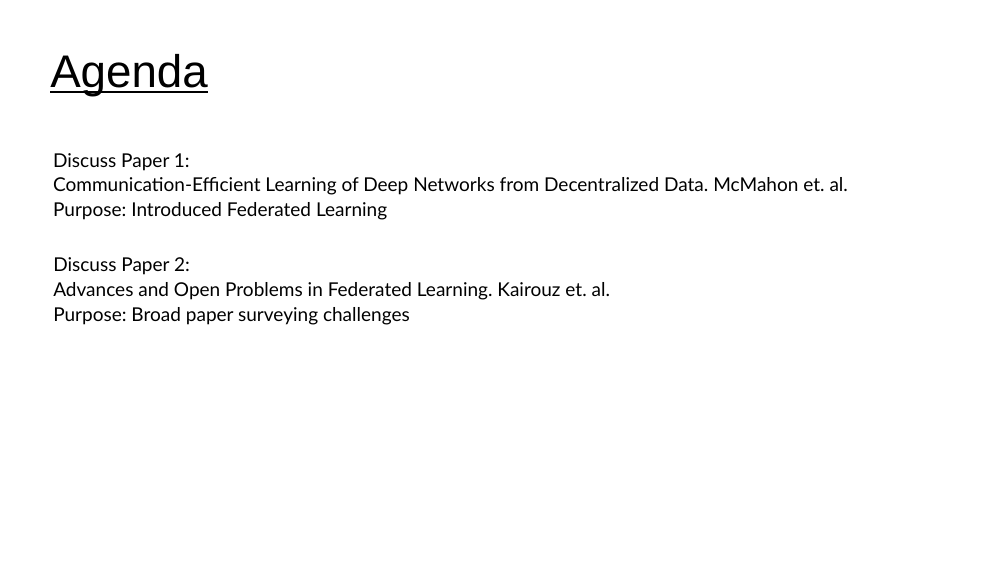
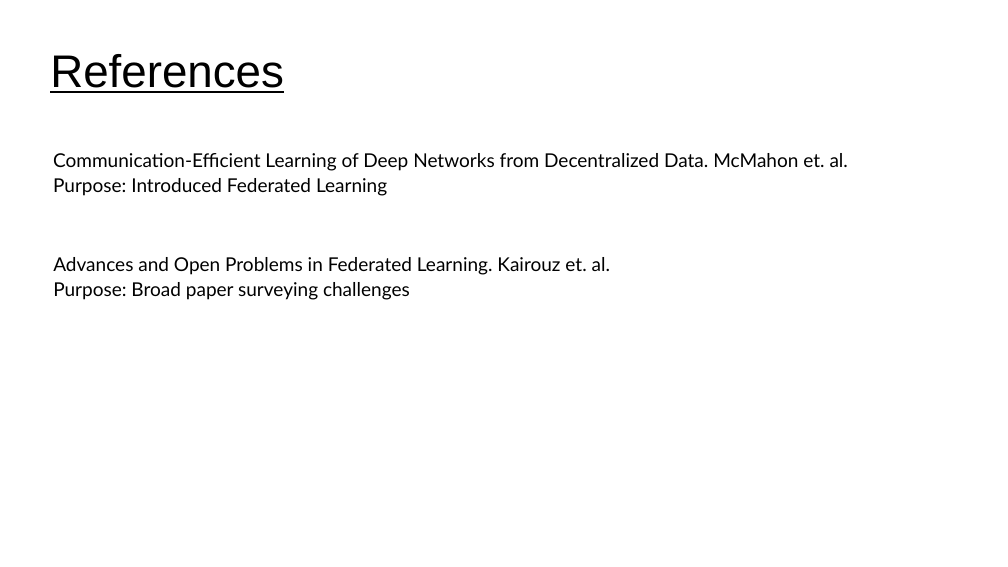
Before and after one commit to UVADS/distributed_computing, a slide deck: slide 34 of 07_distributed_model_training/federated_learning.ppt (slide 2 before the commit). Drawn at 1008x567 pixels with LibreOffice and Linux fonts; fonts in the diff are those of the drawing. Boxes give left, top, right and bottom in pixels: in the first picture for what was removed or moved away, otherwise in the second. Text is boxed around its words. In the diff, an @@ line names an element or a change of style, - is before the commit and + after.

```diff
--- a/07_distributed_model_training/federated_learning.ppt
+++ b/07_distributed_model_training/federated_learning.ppt
@@ title at bbox=[50, 54, 284, 93]: text changed @@
-Agenda
+References
@@ text at bbox=[53, 153, 190, 171]: paragraph removed @@
-Discuss Paper 1:
@@ text at bbox=[53, 257, 190, 275]: paragraph removed @@
-Discuss Paper 2:
```
Also in this commit, not shown: 7 other slides changed, 23 slides added, 5 slides removed.
